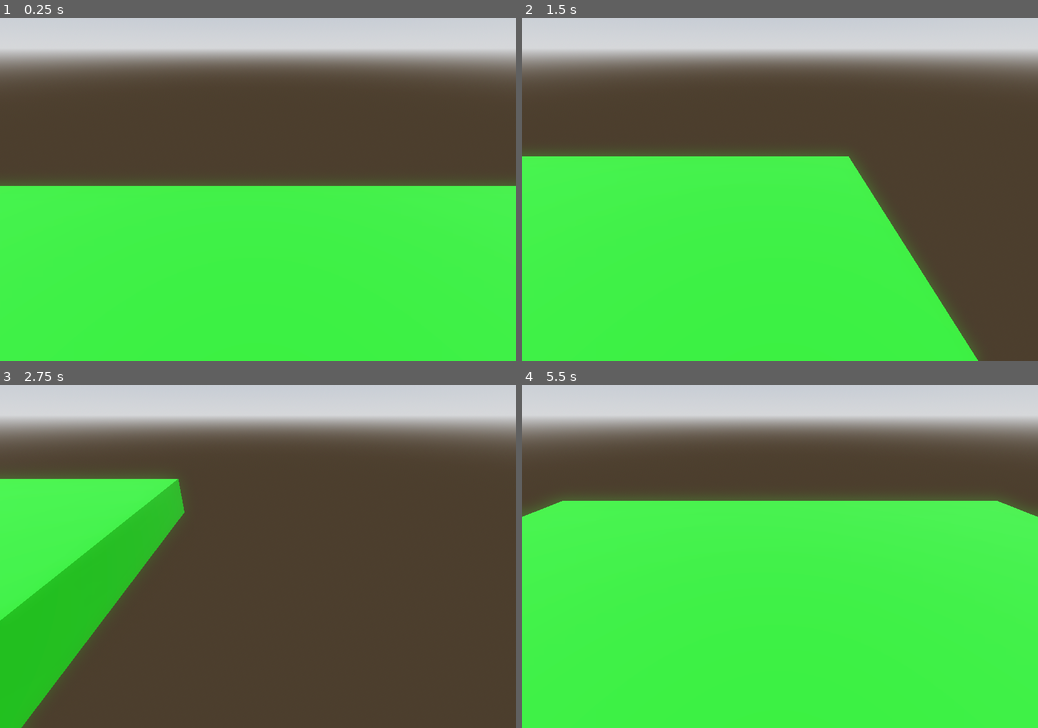
Above: before the commit, frames 1-4 (two rows, left to right).
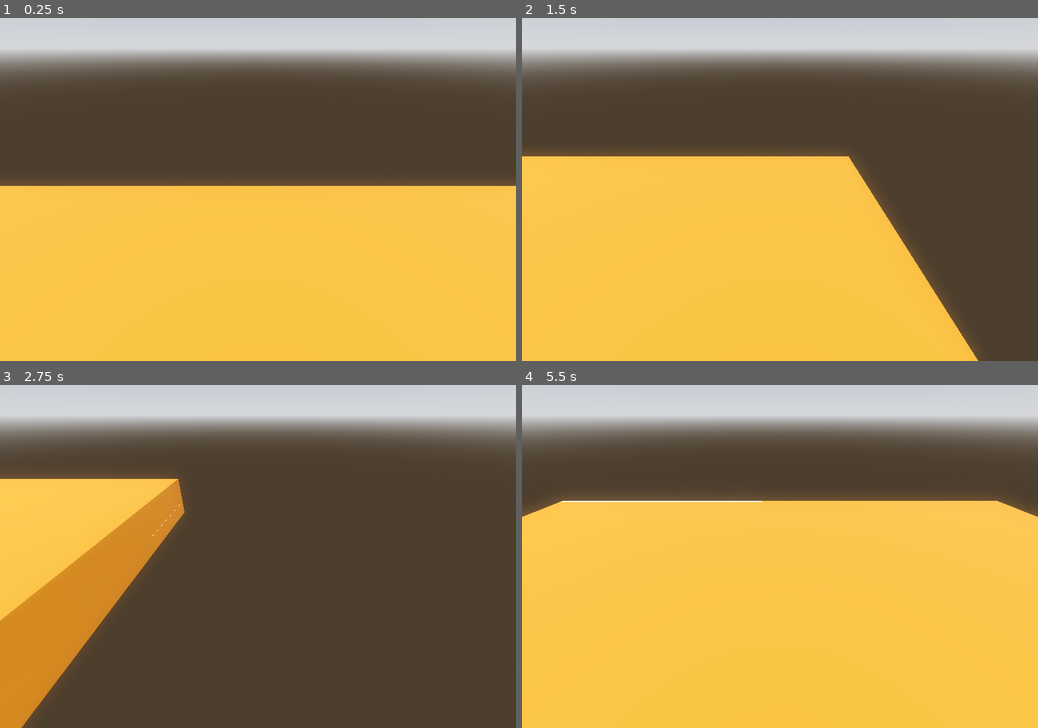
Above: after the commit, the same moments.

Repository: smkillerz777-star/Magia-Infinita
Game: Godot game, scene res://scenes/3d_main_game.tscn
The game is run twice, just before and just after one commit, with the same random seed, the same clock (stepped at 60 frames per second) and the same inputs.
Inputs (mouse positions are in pixels of both pictures, inside the frame that each line leads up to):
- Up to frame 1 (0.25 s): no input
- Up to frame 2 (1.5 s): tap Enter at 0.5 s; move the mouse to (893, 172) at 0.52 s; press the mouse at (893, 172) at 0.53 s; hold D (right) 0.53-1.28 s; tap Space (jump) at 0.77 s; move the mouse to (676, 206) at 1.27 s; release the mouse at (676, 206) at 1.28 s; hold S (backward) from 1.28 s (still down); tap Alt at 1.35 s
- Up to frame 3 (2.75 s): tap Space (jump) at 1.52 s; move the mouse to (309, 481) at 2.02 s; release S (backward) at 2.03 s; hold D (right) from 2.03 s (still down); tap Shift at 2.1 s
- Up to frame 4 (5.5 s): move the mouse to (754, 625) at 2.77 s; release D (right) at 2.78 s; hold W (forward) 2.78-3.53 s; click (754, 625) at 2.85 s; tap Space (jump) at 3.02, 3.77, 4.52 s; move the mouse to (934, 607) at 3.52 s; hold A (left) 3.53-5.03 s; tap Alt at 3.6 s; move the mouse to (625, 505) at 4.27 s; tap Shift at 4.35 s; move the mouse to (805, 556) at 5.02 s; press the mouse at (805, 556) at 5.03 s; hold S (backward) from 5.03 s (still down)

The runs differ from the first frame. In frame 1, 52% of the frame differs, in the area x 0-100%, y 48-100%; in frame 2, 46%; in frame 3, 16%; in frame 4, 67%, in the area x 0-100%, y 32-100%.

Commit message:
complete the connection between the viewprot and material
checked various things aligned the viewport perfectly with the upper face of the floor and added a line block that draws a line to check whether this works

Diff:
--- a/magia-infinita/scenes/3d_main_game.tscn
+++ b/magia-infinita/scenes/3d_main_game.tscn
@@ -23,12 +23,16 @@
 [sub_resource type="StandardMaterial3D" id="StandardMaterial3D_tl65b"]
 resource_local_to_scene = true
 albedo_texture = SubResource("ViewportTexture_nxbvb")
+uv1_scale = Vector3(3, 3, 1)
 
 [sub_resource type="BoxMesh" id="BoxMesh_nxbvb"]
 material = SubResource("StandardMaterial3D_tl65b")
 
 [sub_resource type="BoxShape3D" id="BoxShape3D_nxbvb"]
 size = Vector3(10, 1, 10)
+
+[sub_resource type="StyleBoxFlat" id="StyleBoxFlat_tl65b"]
+bg_color = Color(0.64493203, 0.35427213, 9.62615e-08, 1)
 
 [node name="Node3D" type="Node3D" unique_id=1737870311]
 script = ExtResource("1_tl65b")
@@ -59,10 +63,10 @@
 size = Vector2i(720, 720)
 render_target_update_mode = 4
 
-[node name="ColorRect" type="ColorRect" parent="SubViewport" unique_id=1263269212]
+[node name="Color" type="Panel" parent="SubViewport" unique_id=1600788298]
 anchors_preset = 15
 anchor_right = 1.0
 anchor_bottom = 1.0
 grow_horizontal = 2
 grow_vertical = 2
-color = Color(0.038828135, 0.54130507, 0, 1)
+theme_override_styles/panel = SubResource("StyleBoxFlat_tl65b")
--- a/magia-infinita/scenes/main_game.tscn
+++ b/magia-infinita/scenes/main_game.tscn
@@ -2,15 +2,6 @@
 
 [ext_resource type="Script" uid="uid://cmq2ujylspex7" path="res://scripts/main_game.gd" id="1_72e8q"]
 [ext_resource type="PackedScene" uid="uid://dyrb050hd1chi" path="res://scenes/3d_main_game.tscn" id="2_d2op2"]
-
-[sub_resource type="StyleBoxFlat" id="StyleBoxFlat_1oj5k"]
-bg_color = Color(0.95686275, 0.6, 0.6, 1)
-border_width_left = 80
-border_width_top = 80
-border_width_right = 80
-border_width_bottom = 80
-border_color = Color(0.23921569, 0.8, 0.8, 1)
-border_blend = true
 
 [node name="main_game" type="Control" unique_id=133559608]
 layout_mode = 3
@@ -21,14 +12,14 @@
 grow_vertical = 2
 script = ExtResource("1_72e8q")
 
-[node name="Panel" type="Panel" parent="." unique_id=1581837645]
+[node name="color" type="ColorRect" parent="." unique_id=1908483814]
 layout_mode = 1
 anchors_preset = 15
 anchor_right = 1.0
 anchor_bottom = 1.0
 grow_horizontal = 2
 grow_vertical = 2
-theme_override_styles/panel = SubResource("StyleBoxFlat_1oj5k")
+color = Color(0.27863768, 0.5731558, 0.25764465, 1)
 
 [node name="inventory" type="Button" parent="." unique_id=1862410153]
 layout_mode = 1
--- a/magia-infinita/scripts/3d_main_game.gd
+++ b/magia-infinita/scripts/3d_main_game.gd
@@ -1,5 +1,15 @@
 extends Node3D
+var i = 1
 func _ready() -> void:
-    var mat = $floor/mesh.get_active_material(0) as StandardMaterial3D
-    if(mat):
-        mat.albedo_texture = $SubViewport.get_texture()
+	var mat = $floor/mesh.get_active_material(0) as StandardMaterial3D
+	if(mat):
+		mat.albedo_texture = $SubViewport.get_texture()
+		pass
+func _process(delta: float) -> void:
+	#$SubViewport/ColorRect.color.r = (1+int($SubViewport/ColorRect.color.r))%255
+	#var mat = $floor/mesh.get_active_material(0) as StandardMaterial3D
+	$SubViewport.add_child(Line2D.new())
+	var line = $SubViewport.get_child(i) as Line2D
+	line.add_point(Vector2(720-i,720))
+	line.add_point(Vector2(719-i,720))
+	i+=1
--- a/magia-infinita/scripts/main_game.gd
+++ b/magia-infinita/scripts/main_game.gd
@@ -3,6 +3,7 @@
 var completed = 0
 var first = true
 func _process(_delta):
+	$color.modulate.r = (int($color.modulate.r)+1)%255
 	if(get_global_mouse_position().y<670):
 		if(Input.is_action_just_pressed("draw")):
 			$lines.add_child(customLine2D.new())
